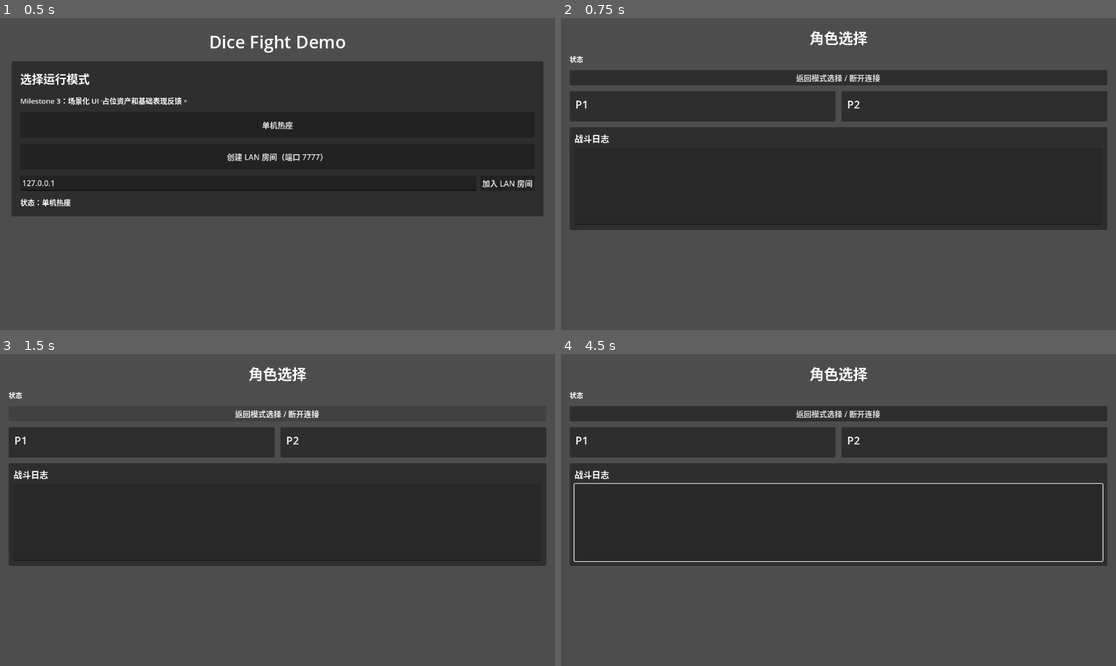
Above: before the commit, frames 1-4 (two rows, left to right).
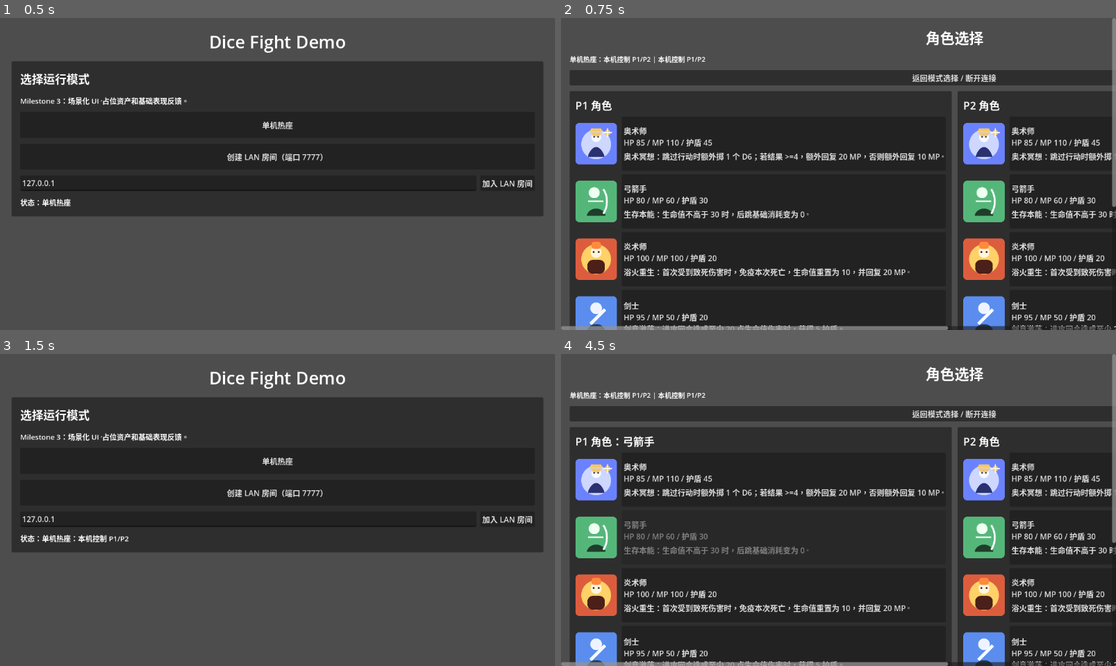
Above: after the commit, the same moments.

Repository: hereisBBJ/dice_fight_godot
Game: Godot game, scene res://scenes/main/main.tscn
Same seed, same stepped clock (60 frames per second), same inputs: the game is played once before the commit and once after it.
Inputs (mouse positions are in pixels of both pictures, inside the frame that each line leads up to):
- Up to frame 1 (0.5 s): no input
- Up to frame 2 (0.75 s): click "单机热座" at 0.5 s
- Up to frame 3 (1.5 s): click "返回模式选择 / 断开连接" at 1.25 s
- Up to frame 4 (4.5 s): click (838, 413) at 2 s, where only the run before the commit has a clickable "返回模式选择 / 断开连接"; click (838, 460) at 2.75 s, where only the run after the commit has a clickable "单机热座"; click (783, 478) at 3.5 s, where only the run after the commit has a clickable "奥术师 HP 85 / MP 110 / 护盾 45 奥术…"; click (783, 538) at 4.25 s, where only the run after the commit has a clickable "弓箭手 HP 80 / MP 60 / 护盾 30 生存本…"

Frame 1 is identical in both runs. In frame 2, 41% of the frame differs, in the area x 0-100%, y 0-100%; in frame 3, 13%; in frame 4, 42%.
Error before the commit: Parse Error: Could not preload resource script "res://scripts/ui/components/ui_assets.gd". (res://scripts/ui/screens/character_select_screen.gd:7)

Commit message:
优化技能按钮和状态图标的文本处理逻辑，增强代码可读性；更新UI资产加载逻辑，增加路径有效性检查

Diff:
--- a/scripts/ui/components/skill_button.gd
+++ b/scripts/ui/components/skill_button.gd
@@ -46,24 +46,24 @@
 func _single_requirement_text(requirement) -> String:
 	if requirement is int or requirement is float:
 		return "≥%d" % int(requirement)
-	var text = String(requirement)
-	if text == "odd":
+	var requirement_text = String(requirement)
+	if requirement_text == "odd":
 		return "奇数"
-	if text == "even":
+	if requirement_text == "even":
 		return "偶数"
-	if text.begins_with("="):
-		return "=%s" % text.substr(1)
-	return text
+	if requirement_text.begins_with("="):
+		return "=%s" % requirement_text.substr(1)
+	return requirement_text
 
 
 func _apply_button_style(theme_color: Color) -> void:
 	var normal = UIAssetsScript.panel_style(theme_color.lightened(0.10), theme_color.darkened(0.20), 8)
 	var hover = UIAssetsScript.panel_style(theme_color.lightened(0.20), theme_color.darkened(0.12), 8)
-	var pressed = UIAssetsScript.panel_style(theme_color.darkened(0.08), theme_color.lightened(0.12), 8)
+	var pressed_style = UIAssetsScript.panel_style(theme_color.darkened(0.08), theme_color.lightened(0.12), 8)
 	var disabled_style = UIAssetsScript.panel_style(Color(0.34, 0.34, 0.32), Color(0.22, 0.22, 0.22), 8)
 	add_theme_stylebox_override("normal", normal)
 	add_theme_stylebox_override("hover", hover)
-	add_theme_stylebox_override("pressed", pressed)
+	add_theme_stylebox_override("pressed", pressed_style)
 	add_theme_stylebox_override("disabled", disabled_style)
 	add_theme_color_override("font_color", Color(0.98, 0.96, 0.88))
 	add_theme_color_override("font_disabled_color", Color(0.66, 0.66, 0.62))
--- a/scripts/ui/components/status_icon.gd
+++ b/scripts/ui/components/status_icon.gd
@@ -10,22 +10,22 @@
 func configure(status: Dictionary, status_data: Dictionary) -> void:
 	var status_id = String(status.get("id", ""))
 	var data: Dictionary = status_data.get(status_id, {})
-	var name = String(data.get("name", status_id))
+	var display_name = String(data.get("name", status_id))
 	var description = String(data.get("description", ""))
 	var color = _status_color(status_id)
 	icon_rect.texture = UIAssetsScript.texture_from_path(String(data.get("icon_path", "")), color, Vector2i(48, 48))
-	name_label.text = _status_label(name, status)
+	name_label.text = _status_label(display_name, status)
 	tooltip_text = "%s\n%s" % [name_label.text, description]
 	add_theme_stylebox_override("panel", UIAssetsScript.panel_style(Color(0.08, 0.09, 0.11, 0.86), color.darkened(0.15), 5))
 
 
-func _status_label(name: String, status: Dictionary) -> String:
+func _status_label(display_name: String, status: Dictionary) -> String:
 	var status_id = String(status.get("id", ""))
 	if status_id == "burn":
-		return "%s x%d" % [name, int(status.get("layers", 1))]
+		return "%s x%d" % [display_name, int(status.get("layers", 1))]
 	if status_id == "poison":
-		return "%s %d" % [name, int(status.get("duration", 1))]
-	return name
+		return "%s %d" % [display_name, int(status.get("duration", 1))]
+	return display_name
 
 
 func _status_color(status_id: String) -> Color:
--- a/scripts/ui/components/ui_assets.gd
+++ b/scripts/ui/components/ui_assets.gd
@@ -1,4 +1,4 @@
- extends RefCounted
+extends RefCounted
 class_name UIAssets
 
 
@@ -11,13 +11,18 @@
 
 
 static func texture_from_path(path: String, fallback_color: Color, size: Vector2i = Vector2i(128, 128)) -> Texture2D:
-	if not path.is_empty():
+	if path.is_empty() or not FileAccess.file_exists(path):
+		return make_color_texture(fallback_color, size)
+
+	if path.to_lower().ends_with(".svg"):
+		var svg_texture = _texture_from_svg(path)
+		if svg_texture != null:
+			return svg_texture
+
+	if ResourceLoader.exists(path):
 		var loaded = load(path)
 		if loaded is Texture2D:
 			return loaded
-		var svg_texture = _texture_from_svg(path)
-		if svg_texture != null:
-			return svg_texture
 	return make_color_texture(fallback_color, size)
 
 
